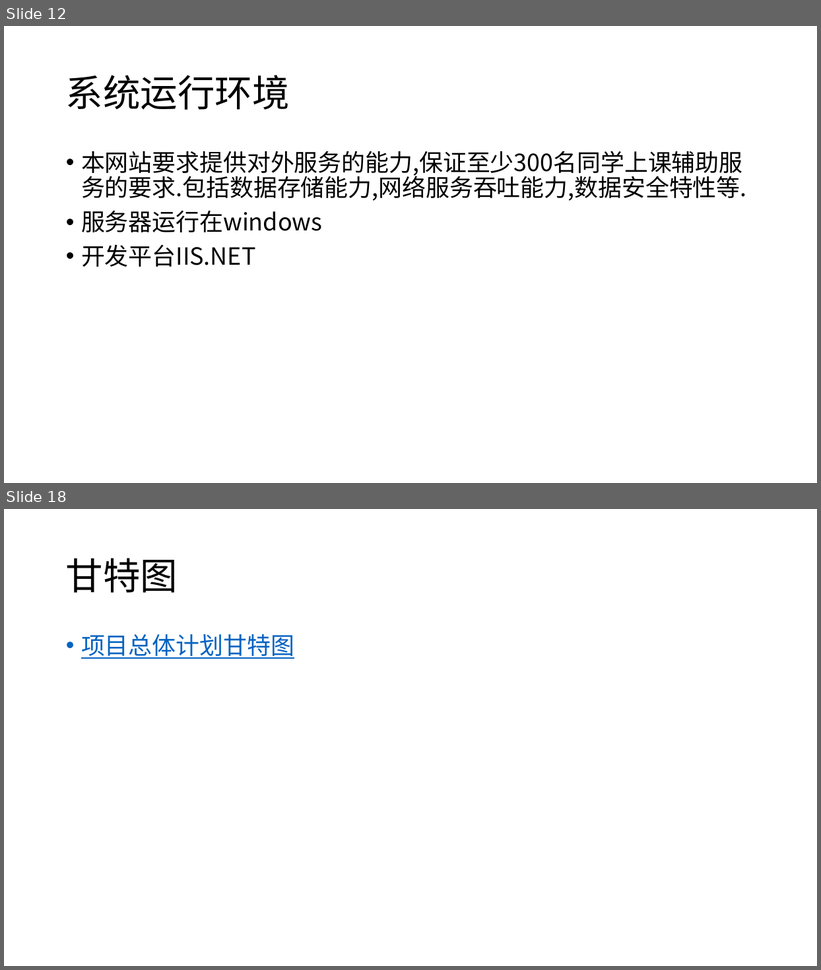
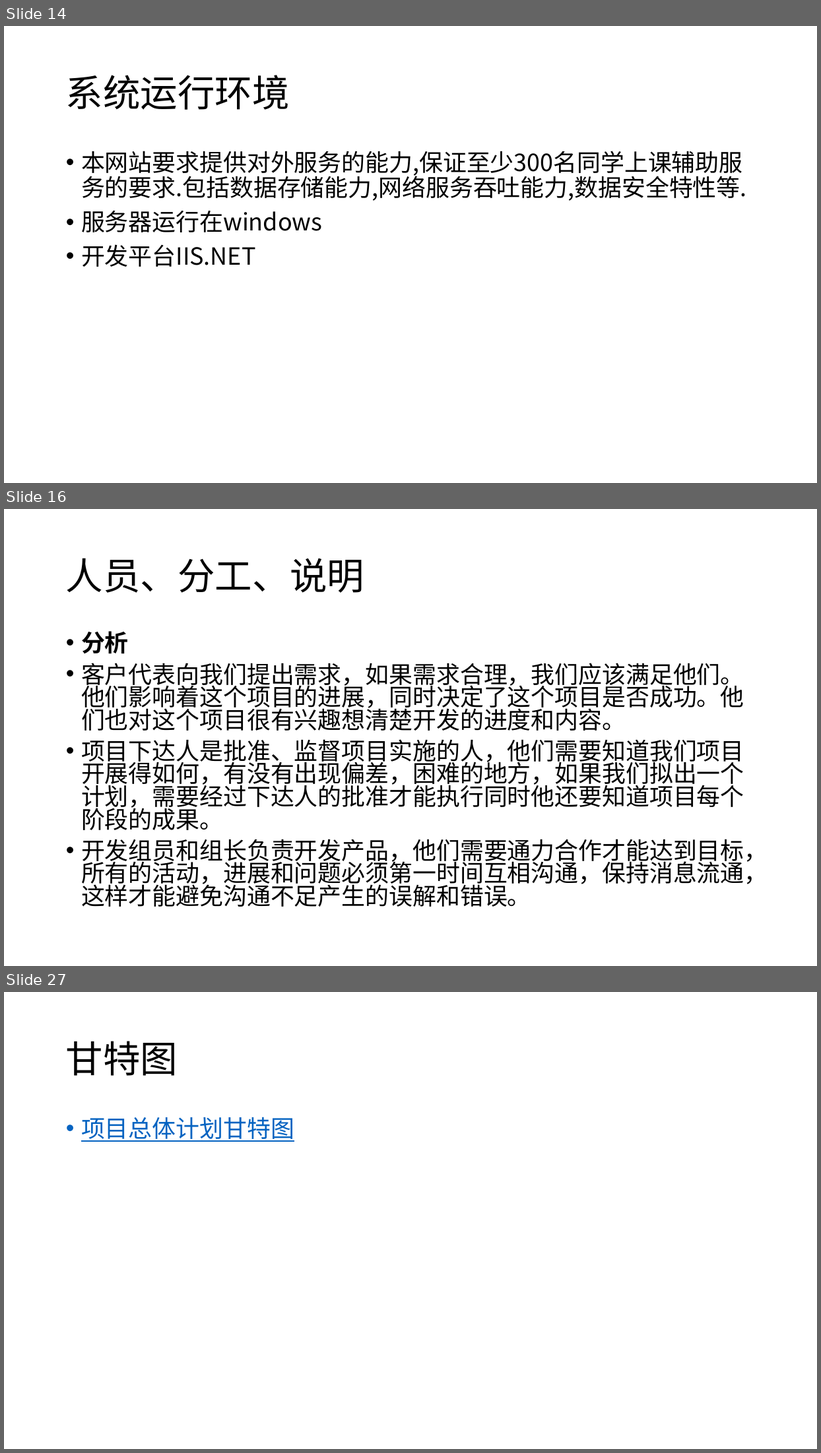
Before and after one commit to twn422/PRD2017, a slide deck: PRD-2017-G24/STW/受控文件/分析设计/项目总体计划/总体项目计划.pptx. Shown one above the other, each under a label of ours: slides 12 and 18 before the commit, slides 14, 16 and 27 after it; the slides between them are not shown. The pictures are 821x970 and 821x1453 pixels, drawn with LibreOffice and Linux fonts; fonts in the diff are those of the drawing. Boxes give left, top, right and bottom in pixels: in the first picture for what was removed or moved away, otherwise in the second. Text is boxed around its words. In the diff, an @@ line names an element or a change of style, - is before the commit and + after.

Commit message:
总体项目计划正式版

```diff
--- a/PRD-2017-G24/STW/受控文件/分析设计/项目总体计划/总体项目计划.pptx
+++ b/PRD-2017-G24/STW/受控文件/分析设计/项目总体计划/总体项目计划.pptx
@@ slide 16 added at (4, 509, 817, 966), background #FFFFFF @@
@@ title added at (66, 558, 364, 593), 44 pt, text #000000 @@
+人员、分工、说明
@@ text added at (81, 631, 768, 907), 28 pt, text #000000 @@
+• 分析
+• 客户代表向我们提出需求，如果需求合理，我们应该满足他们。他们影响着这个项目的进展，同时决定了这个项目是否成功。他们也对这个项目很有兴趣想清楚开发的进度和内容。
+• 项目下达人是批准、监督项目实施的人，他们需要知道我们项目开展得如何，有没有出现偏差，困难的地方，如果我们拟出一个计划，需要经过下达人的批准才能执行同时他还要知道项目每个阶段的成果。
+• 开发组员和组长负责开发产品，他们需要通力合作才能达到目标，所有的活动，进展和问题必须第一时间互相沟通，保持消息流通，这样才能避免沟通不足产生的误解和错误。
@@ what was slide 12 is now slide 14 @@
@@ what was slide 18 is now slide 27 @@
```
Also in this commit, not shown: 9 slides changed, 12 other slides added, 1 slide removed, 6 other files.
